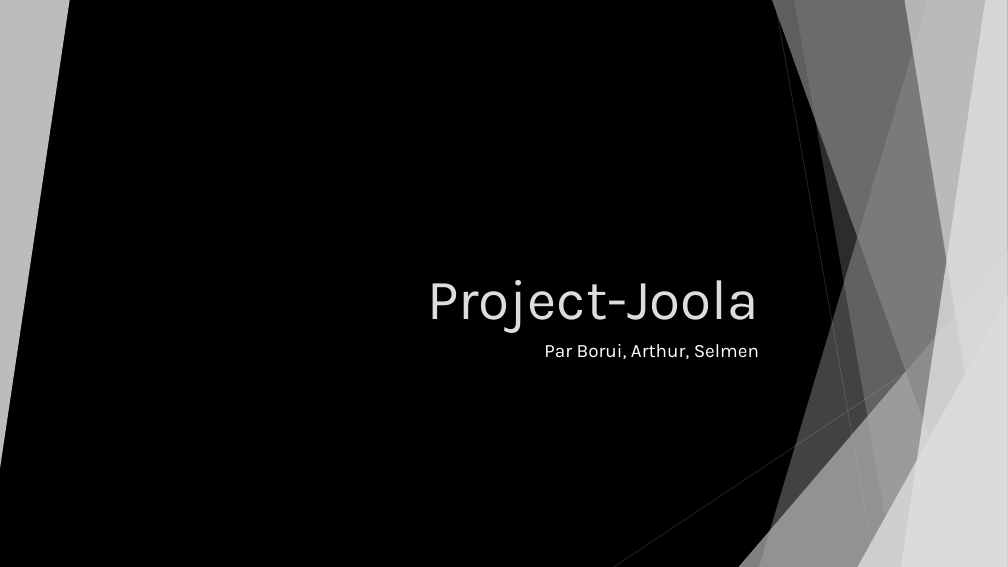
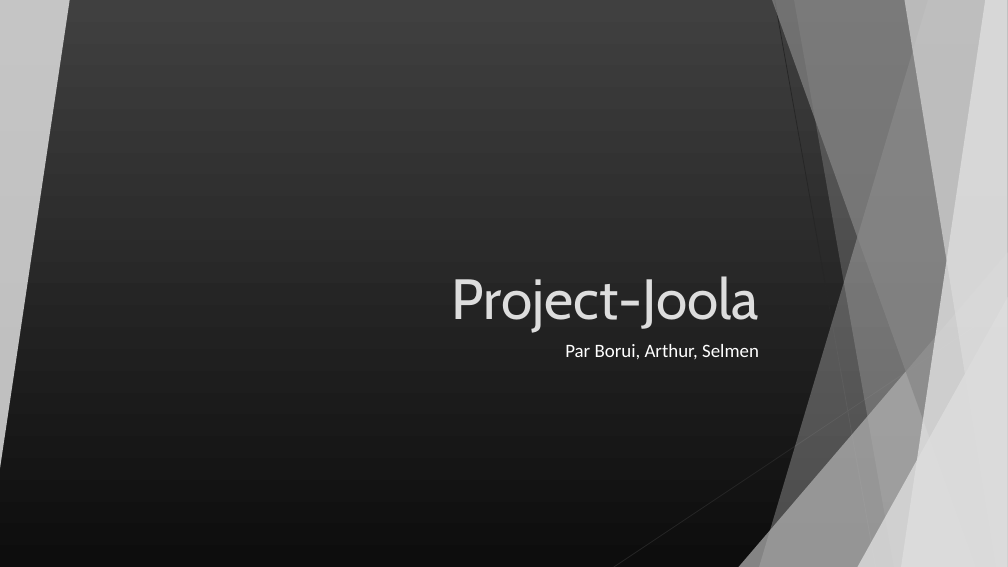
Before and after one commit to BoZhang-dev/Project-Joola, a slide deck: slide 1 of Notes/Presentation.pptx. Drawn at 1008x567 pixels with LibreOffice and Linux fonts; fonts in the diff are those of the drawing. Boxes give left, top, right and bottom in pixels: in the first picture for what was removed or moved away, otherwise in the second. Text is boxed around its words. In the diff, an @@ line names an element or a change of style, - is before the commit and + after.

```diff
--- a/Notes/Presentation.pptx
+++ b/Notes/Presentation.pptx
@@ background #000000 to gradient #404040 to #0D0D0D @@
@@ title "Project-Joola" at [452,276,759,332]: font Karla to Cabin @@
@@ subtitle "Par Borui, Arthur, Selmen" at [565,344,759,359]: font Karla to Calibri @@
```
Also in this commit, not shown: 1 other slide changed, 6 slides added, 1 other file.
